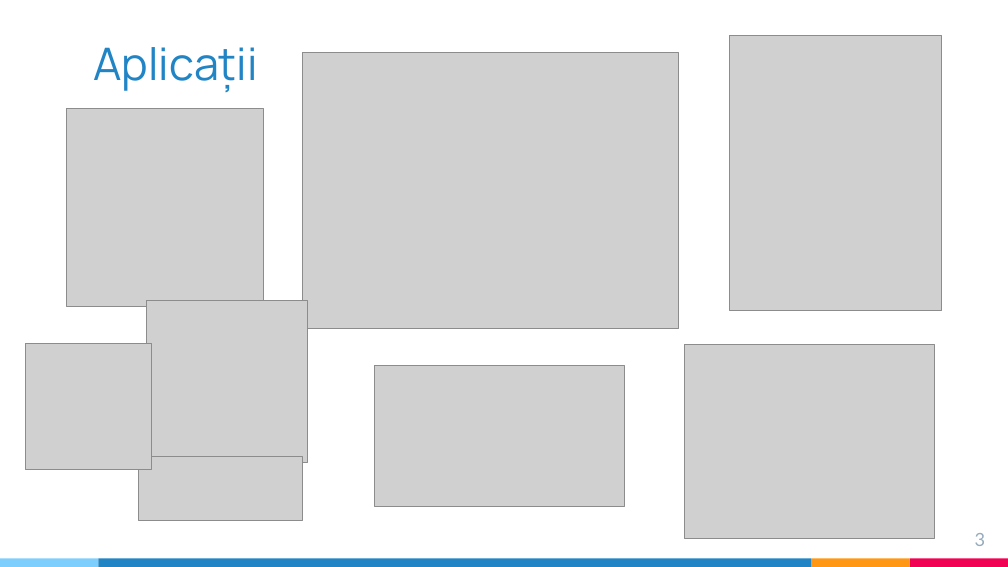
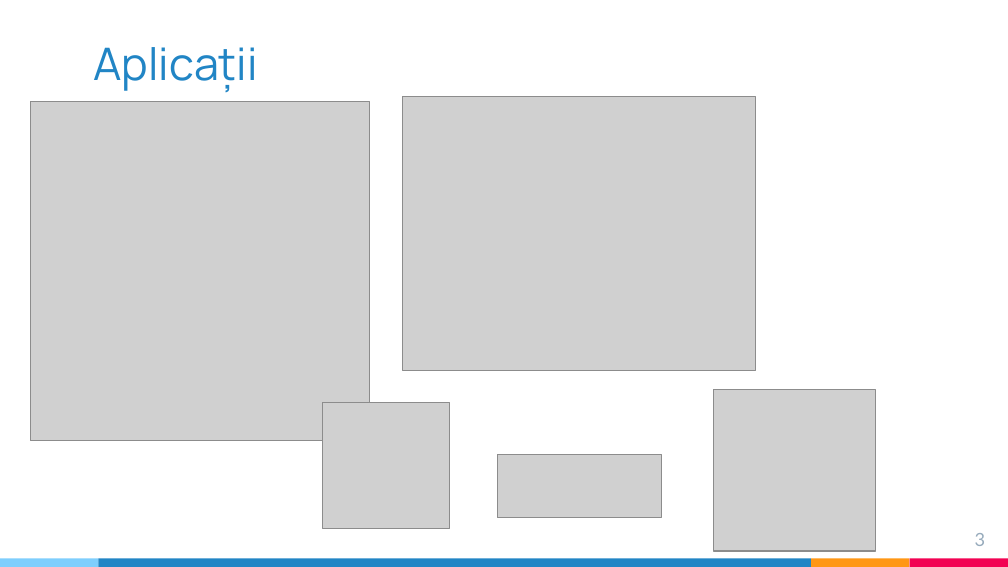
Before and after one commit to ST4NSB/part-of-speech-tagging, a slide deck: slide 3 of docs/pos_tagging_prezentare_Barbulescu.pptx. Drawn at 1008x567 pixels with LibreOffice and Linux fonts; fonts in the diff are those of the drawing; grey boxes stand for pictures. Boxes give left, top, right and bottom in pixels: in the first picture for what was removed or moved away, otherwise in the second. Text is boxed around its words. In the diff, an @@ line names an element or a change of style, - is before the commit and + after.

```diff
--- a/docs/pos_tagging_prezentare_Barbulescu.pptx
+++ b/docs/pos_tagging_prezentare_Barbulescu.pptx
@@ picture removed at <box>302,52,678,328</box> @@
@@ picture removed at <box>730,36,941,310</box> @@
@@ picture: place and size @@
-picture at <box>67,109,264,306</box>
+picture at <box>30,102,370,442</box>
@@ picture: place and size @@
-picture at <box>684,345,934,538</box>
+picture at <box>402,97,756,371</box>
@@ picture removed at <box>374,366,624,506</box> @@
@@ picture: place and size @@
-picture at <box>25,343,152,470</box>
+picture at <box>323,402,450,529</box>
@@ picture: place and size @@
-picture at <box>146,300,307,462</box>
+picture at <box>714,390,875,551</box>
@@ picture: place and size @@
-picture at <box>139,457,303,520</box>
+picture at <box>497,455,661,518</box>
```
Also in this commit, not shown: 11 other slides changed.
